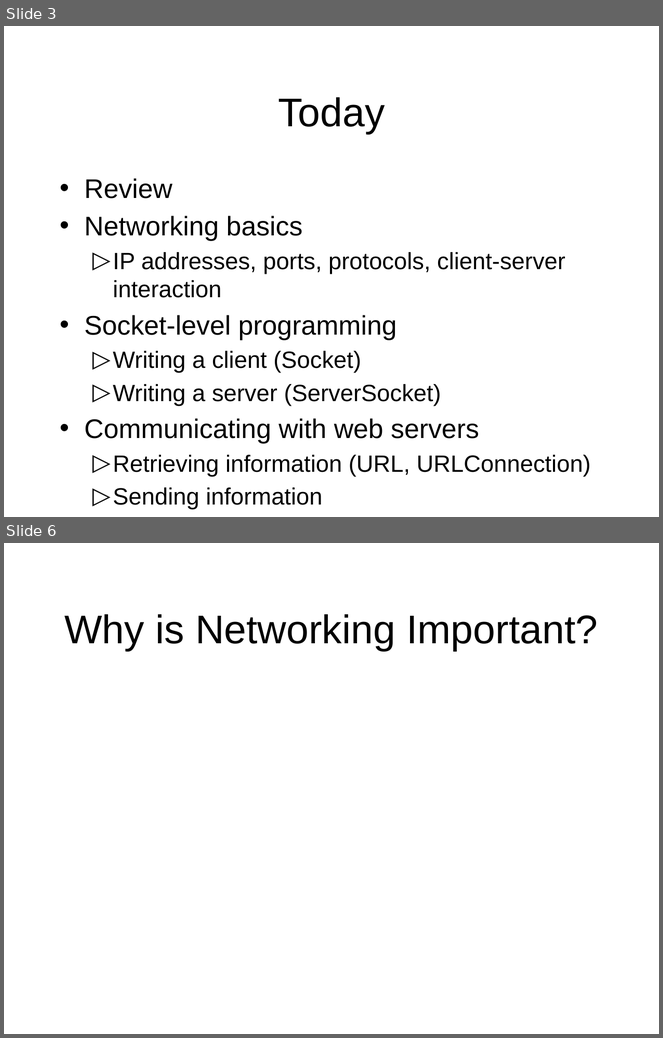
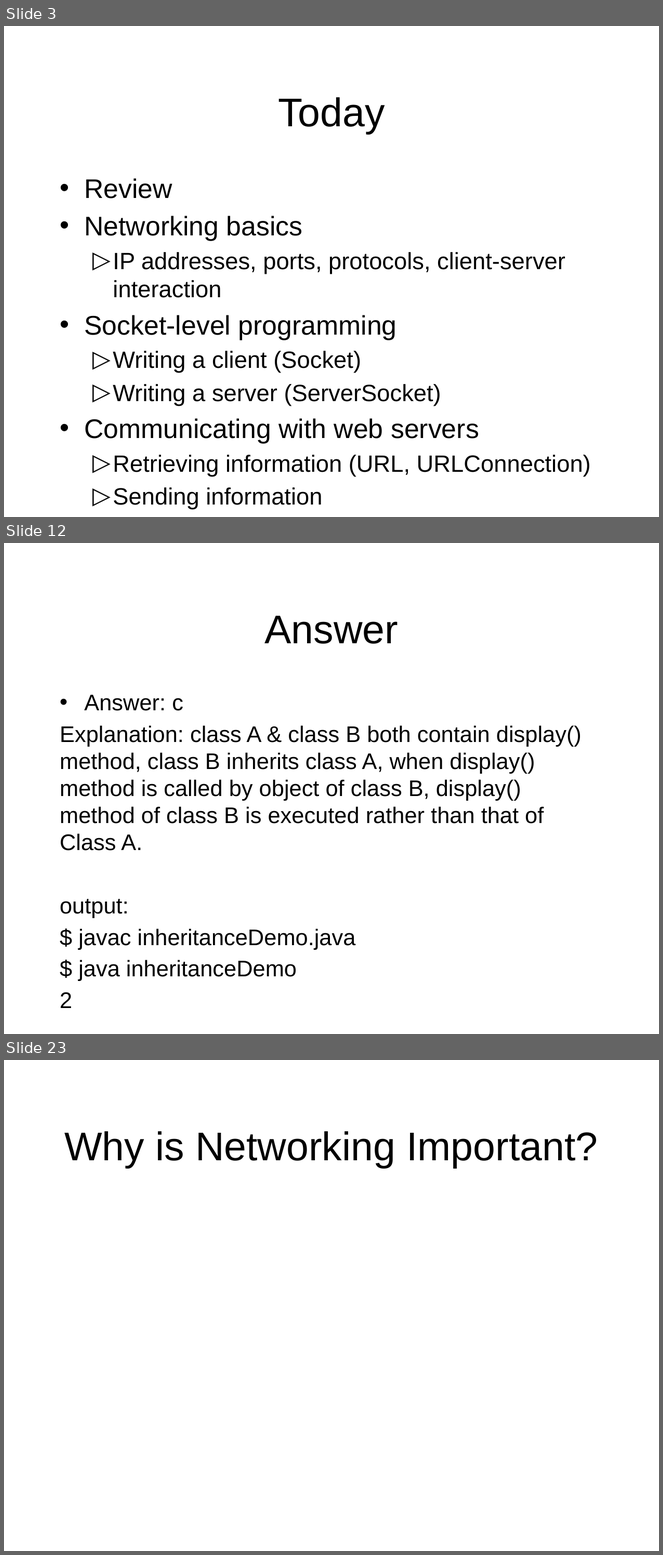
Before and after one commit to octaviordz/zjnu2017.github.io, a slide deck: OOP/lectures/120--Network.Programming.pptx. Shown one above the other, each under a label of ours: slides 3 and 6 before the commit, slides 3, 12 and 23 after it; the slides between them are not shown. The pictures are 663x1038 and 663x1555 pixels, drawn with LibreOffice and Linux fonts; fonts in the diff are those of the drawing. Boxes give left, top, right and bottom in pixels: in the first picture for what was removed or moved away, otherwise in the second. Text is boxed around its words. In the diff, an @@ line names an element or a change of style, - is before the commit and + after.

```diff
--- a/OOP/lectures/120--Network.Programming.pptx
+++ b/OOP/lectures/120--Network.Programming.pptx
@@ slide 12 added at <box>4,543,659,1034</box>, background #FFFFFF @@
@@ title added at <box>265,616,398,644</box>, 44 pt, text #000000 @@
+Answer
@@ text added at <box>60,695,582,981</box>, 24.8 pt, text #000000 @@
+• Answer: c
+Explanation: class A & class B both contain display() method, class B inherits class A, when display() method is called by object of class B, display() method of class B is executed rather than that of Class A.
+output:
+$ javac inheritanceDemo.java
+$ java inheritanceDemo
+2
@@ what was slide 6 is now slide 23 @@
```
Also in this commit, not shown: 2 slides changed, 16 other slides added, 2 other files.
